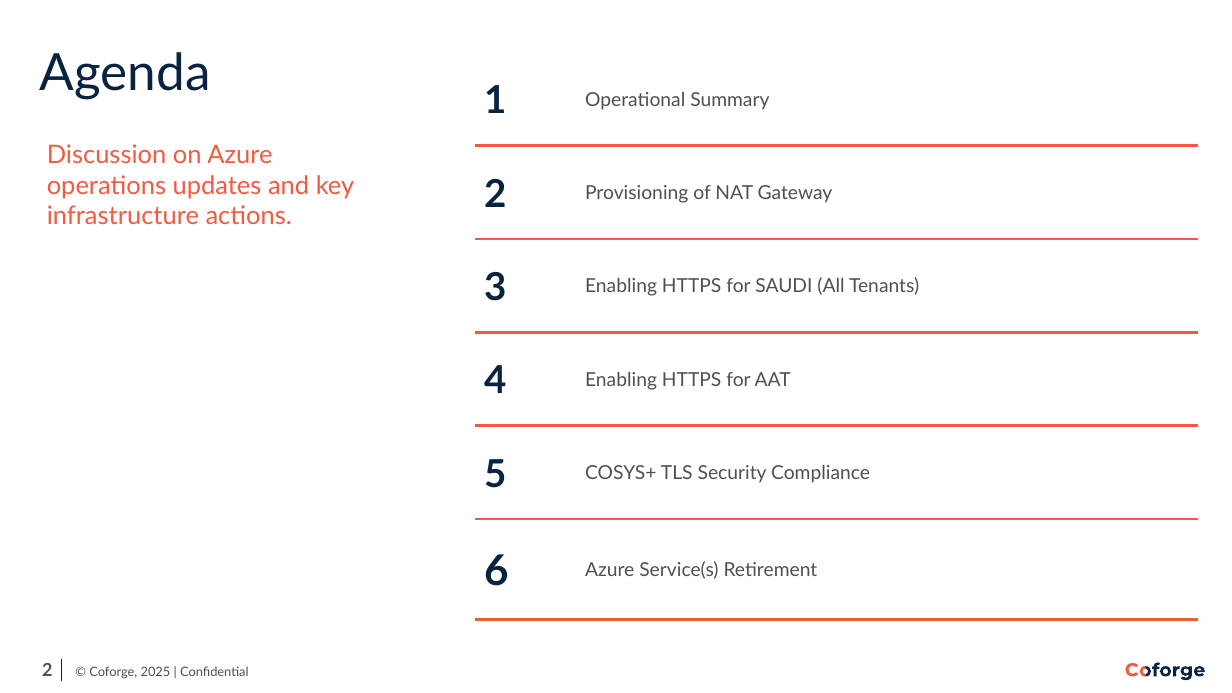
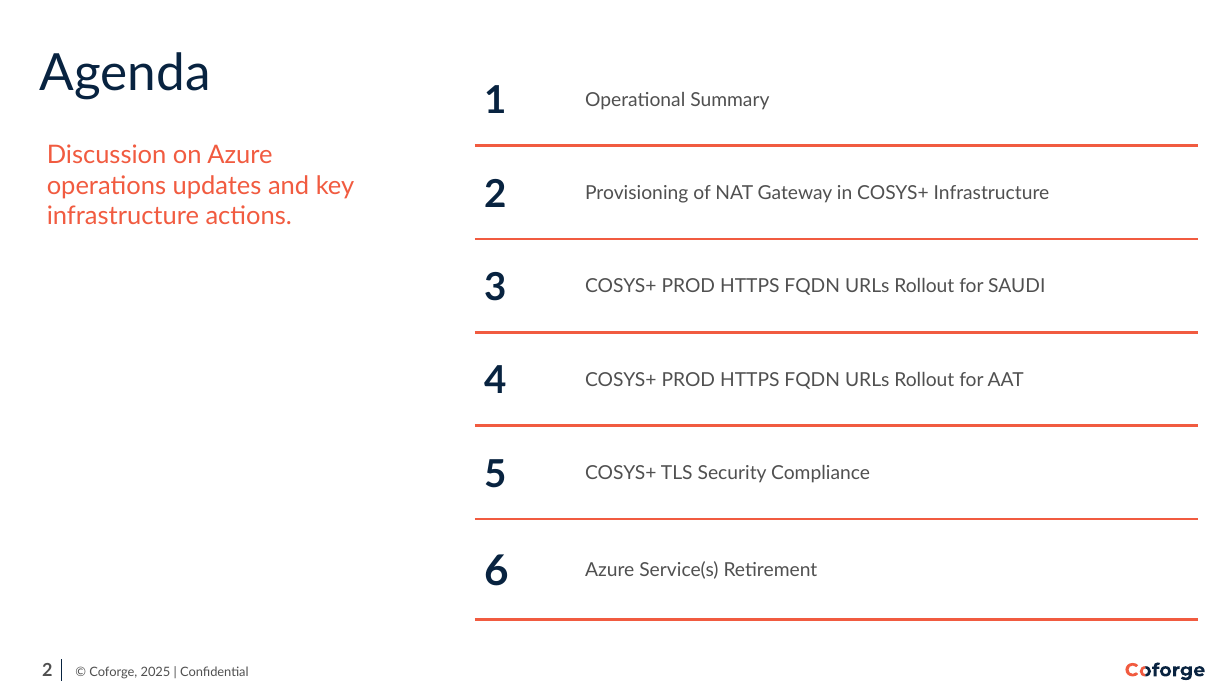
Before and after one commit to Ashu-tosh-Padhi/AshutoshPortfolio, a slide deck: slide 2 of SATS_Bi-Monthly Infra Review_June'26.pptx. Drawn at 1232x693 pixels with LibreOffice and Linux fonts; fonts in the diff are those of the drawing; background and template pictures are left out. Boxes give left, top, right and bottom in pixels: in the first picture for what was removed or moved away, otherwise in the second. Text is boxed around its words. In the diff, an @@ line names an element or a change of style, - is before the commit and + after.

```diff
--- a/SATS_Bi-Monthly Infra Review_June'26.pptx
+++ b/SATS_Bi-Monthly Infra Review_June'26.pptx
@@ table at <box>475,52,1198,619</box> @@
-row 2, column 2: Provisioning of NAT Gateway
+row 2, column 2: Provisioning of NAT Gateway in COSYS+ Infrastructure
-row 3, column 2: Enabling HTTPS for SAUDI (All Tenants)
+row 3, column 2: COSYS+ PROD HTTPS FQDN URLs Rollout for SAUDI
-row 4, column 2: Enabling HTTPS for AAT
+row 4, column 2: COSYS+ PROD HTTPS FQDN URLs Rollout for AAT
```
Also in this commit, not shown: 6 other slides changed, 4 slides added, 2 slides removed.
